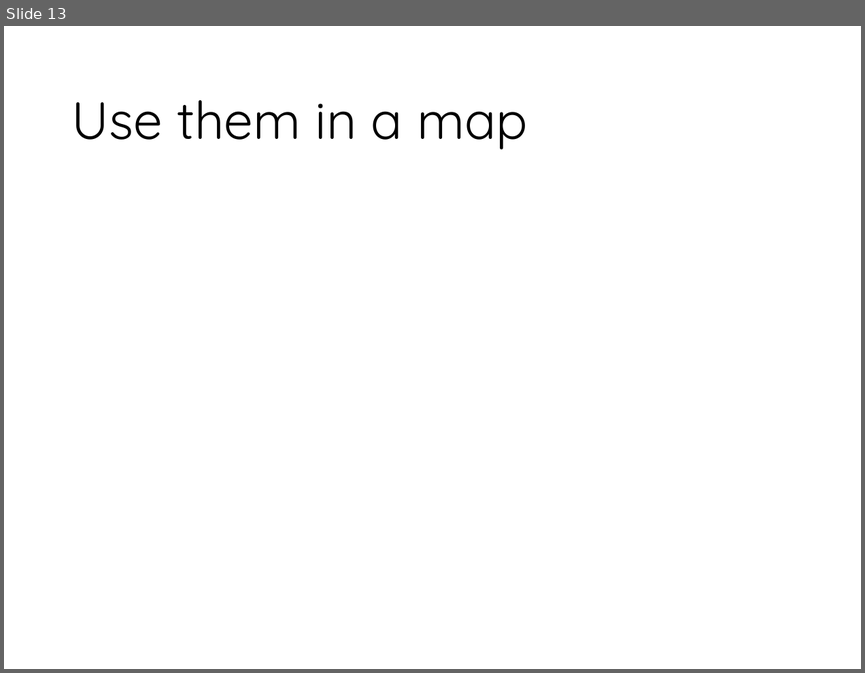
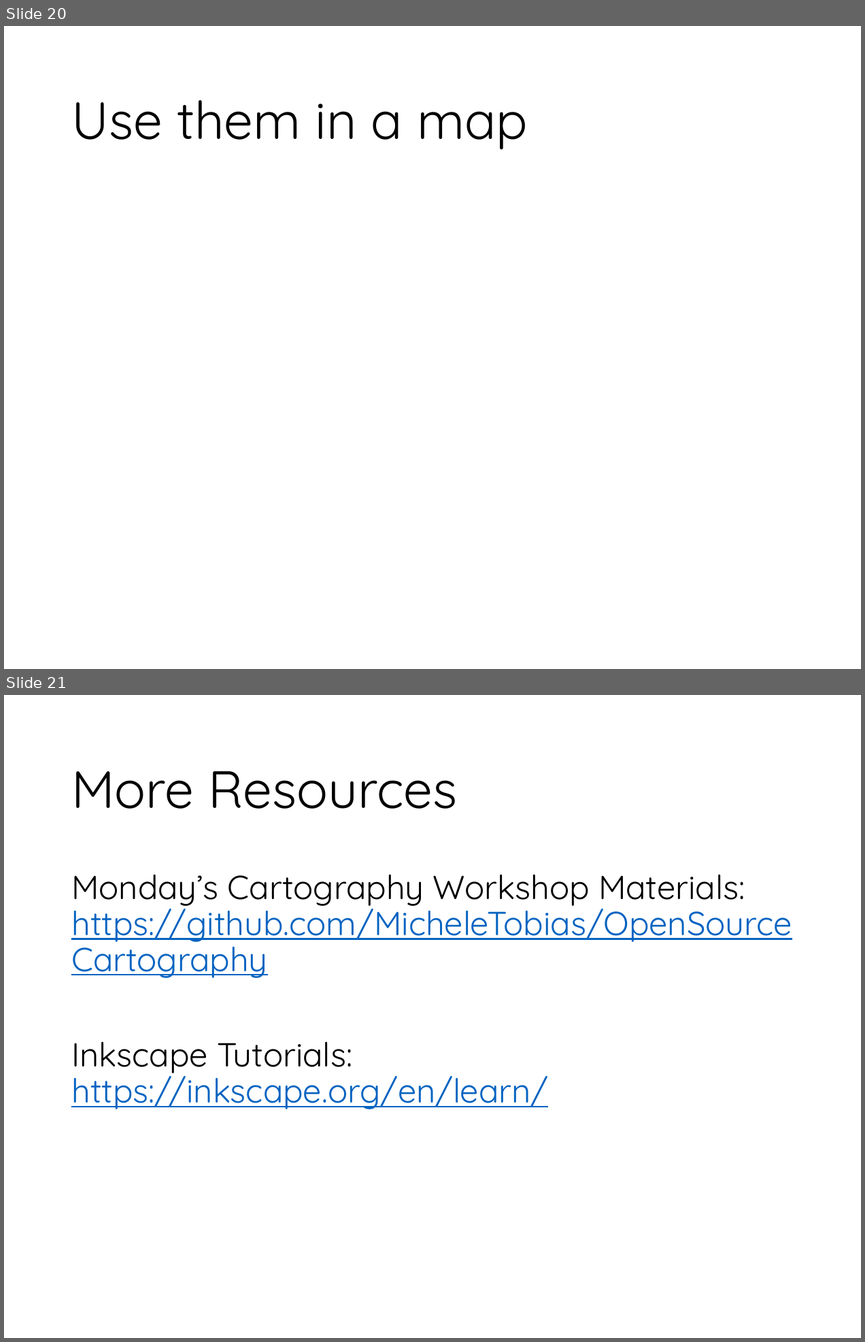
Before and after one commit to MicheleTobias/OpenSourceCartography, a slide deck: Talk/Slides/Custom QGIS Symbols with Inkscape.pptx. Shown one above the other, each under a label of ours: slide 13 before the commit, slides 20 and 21 after it. The pictures are 865x673 and 865x1342 pixels, drawn with LibreOffice and Linux fonts; fonts in the diff are those of the drawing; background and template pictures are left out. Boxes give left, top, right and bottom in pixels: in the first picture for what was removed or moved away, otherwise in the second. Text is boxed around its words. In the diff, an @@ line names an element or a change of style, - is before the commit and + after.

```diff
--- a/Talk/Slides/Custom QGIS Symbols with Inkscape.pptx
+++ b/Talk/Slides/Custom QGIS Symbols with Inkscape.pptx
@@ slide 21 added at <box>4,695,861,1338</box>, background picture (left out) @@
@@ title added at <box>71,771,457,809</box>, 44 pt, text #000000 @@
+More Resources
@@ text added at <box>71,874,791,1109</box>, 28 pt, text #0563C1, underline @@
+Monday’s Cartography Workshop Materials: https://github.com/MicheleTobias/OpenSourceCartography
+Inkscape Tutorials: https://inkscape.org/en/learn/
@@ what was slide 13 is now slide 20 @@
```
Also in this commit, not shown: 8 other slides added, 1 slide removed, 7 other files.
